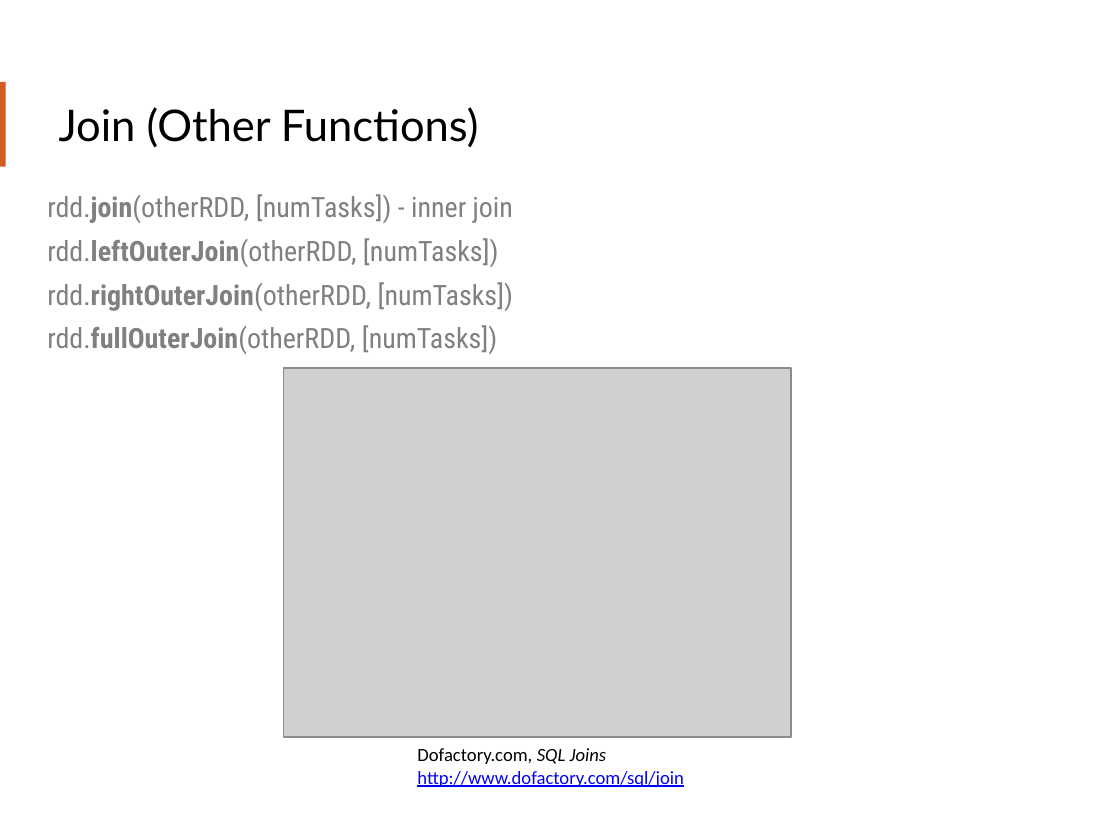
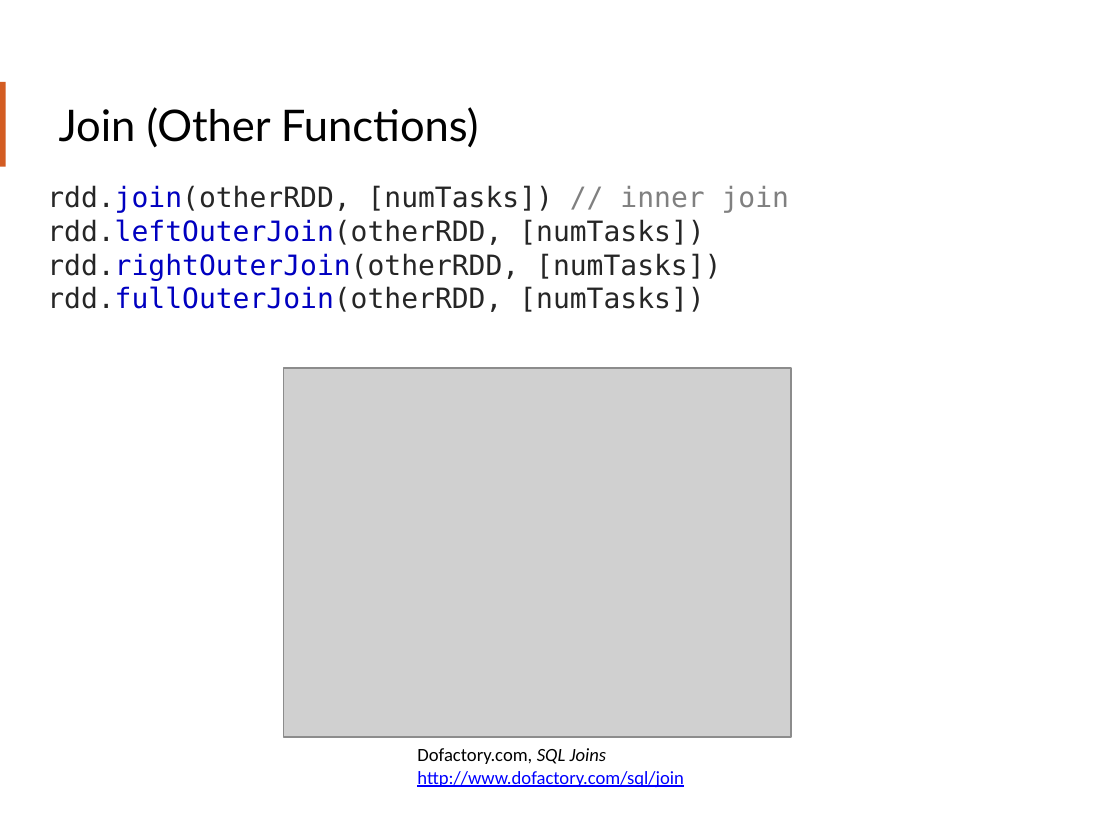
Before and after one commit to teamclairvoyant/intro-to-spark, a slide deck: slide 68 of Intro to Apache Spark Slides.pptx. Drawn at 1120x840 pixels with LibreOffice and Linux fonts; fonts in the diff are those of the drawing; grey boxes stand for pictures. Boxes give left, top, right and bottom in pixels: in the first picture for what was removed or moved away, otherwise in the second. Text is boxed around its words. In the diff, an @@ line names an element or a change of style, - is before the commit and + after.

```diff
--- a/Intro to Apache Spark Slides.pptx
+++ b/Intro to Apache Spark Slides.pptx
@@ text at <box>47,185,789,213</box>: text changed; font Roboto Condensed to DejaVu Sans Mono; text colour #808080 to #262626 @@
-rdd.join(otherRDD, [numTasks]) - inner join
+rdd.join(otherRDD, [numTasks]) // inner join
@@ text at <box>47,219,721,312</box>: font Roboto Condensed to DejaVu Sans Mono, text colour #808080 to #262626 in "rdd.leftOuterJoin(otherRDD, [numTasks])", "rdd.rightOuterJoin(otherRDD, [numTasks])", "rdd.fullOuterJoin(otherRDD, [numTasks])"; text colour #808080 to #0000C0, bold off in "rdd.leftOuterJoin(otherRDD,", "rdd.rightOuterJoin(otherRDD,", "rdd.fullOuterJoin(otherRDD,"; line spacing 1.3 to 1 @@
```
Also in this commit, not shown: 37 other slides changed, 1 slide added, 4 other files.
